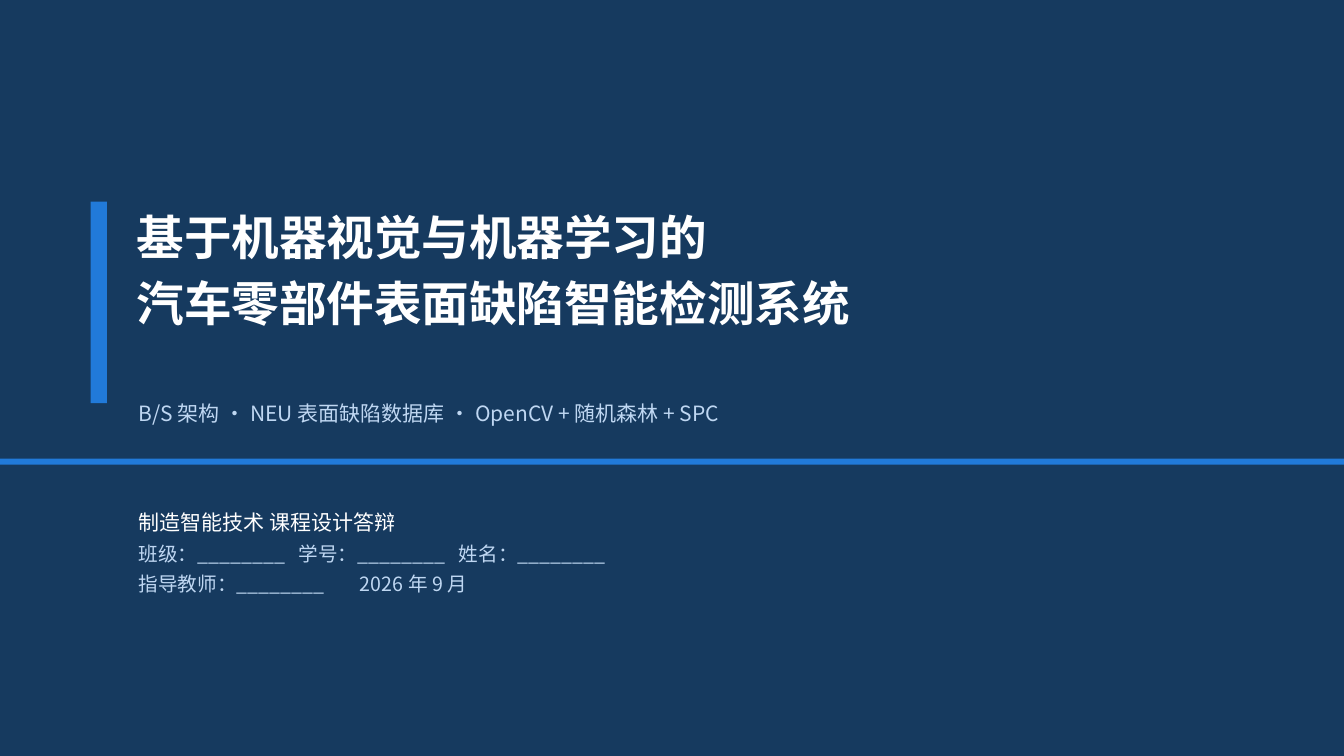
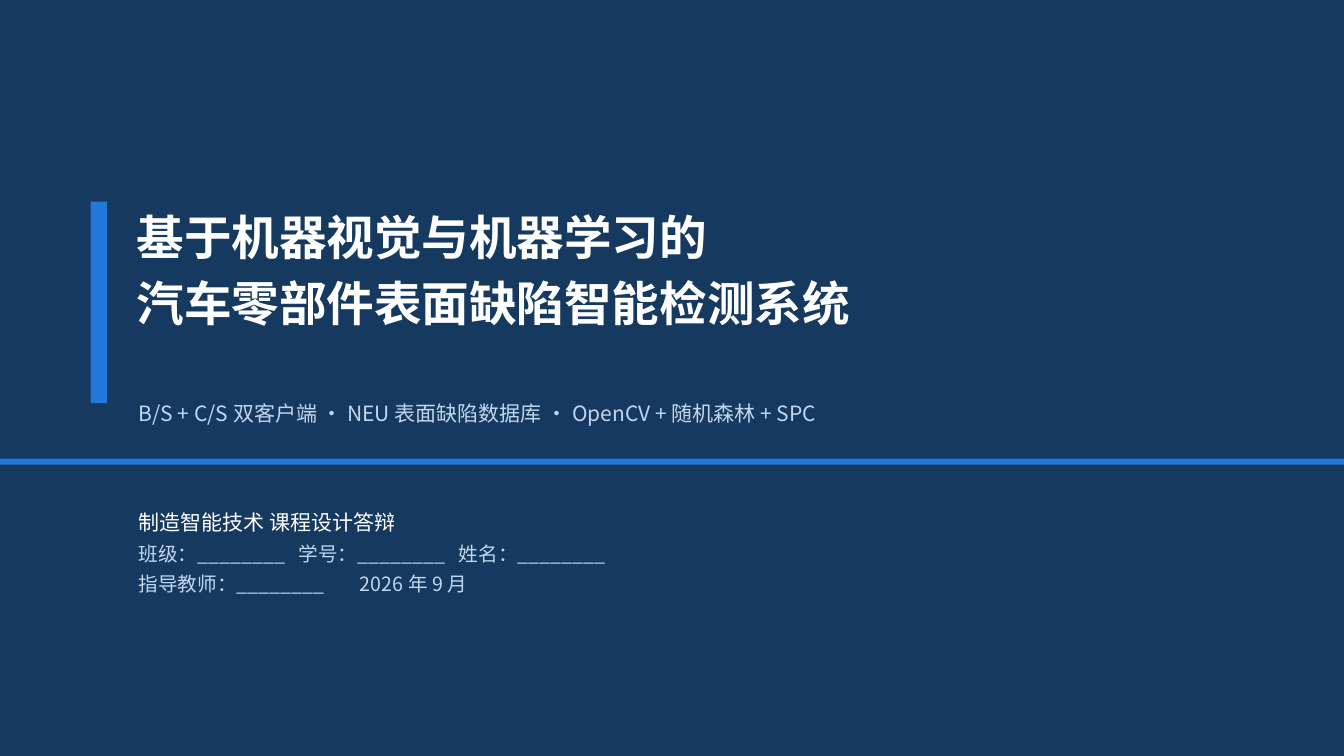
Before and after one commit to zyy1126jy/parts-defect-inspection-system., a slide deck: slide 1 of 答辩PPT.pptx. Drawn at 1344x756 pixels with LibreOffice and Linux fonts; fonts in the diff are those of the drawing. Boxes give left, top, right and bottom in pixels: in the first picture for what was removed or moved away, otherwise in the second. Text is boxed around its words. In the diff, an @@ line names an element or a change of style, - is before the commit and + after.

Commit message:
fix: 修复答辩PPT打不开问题，内容更新为B/S+C/S双客户端并附PDF
- 移除 python-pptx 默认模板自带的 printerSettings 打印设置部件及其关系/内容类型
  声明，消除精简版 Office/WPS 打开时提示“需要修复/无法打开”的兼容性隐患，
  净化后包内零悬空关系、全部 XML 可解析
- 内容同步系统现状：封面、目录、技术方向映射、总体架构、系统实现、总结各页
  统一由“B/S 架构”更新为“B/S 浏览器 + C/S tkinter 桌面”双客户端，接口补 /api/health
- 新增 答辩PPT.pdf（PowerPoint 实测导出，作为任意设备都能打开的答辩兜底版）
- 已用本机 PowerPoint 16 实测可正常打开并成功导出 PDF，python-pptx 校验 13 页

```diff
--- a/答辩PPT.pptx
+++ b/答辩PPT.pptx
@@ text at (139,403,816,426): text changed @@
-B/S 架构 · NEU 表面缺陷数据库 · OpenCV + 随机森林 + SPC
+B/S + C/S 双客户端 · NEU 表面缺陷数据库 · OpenCV + 随机森林 + SPC
```
Also in this commit, not shown: 5 other slides changed, 1 other file.
